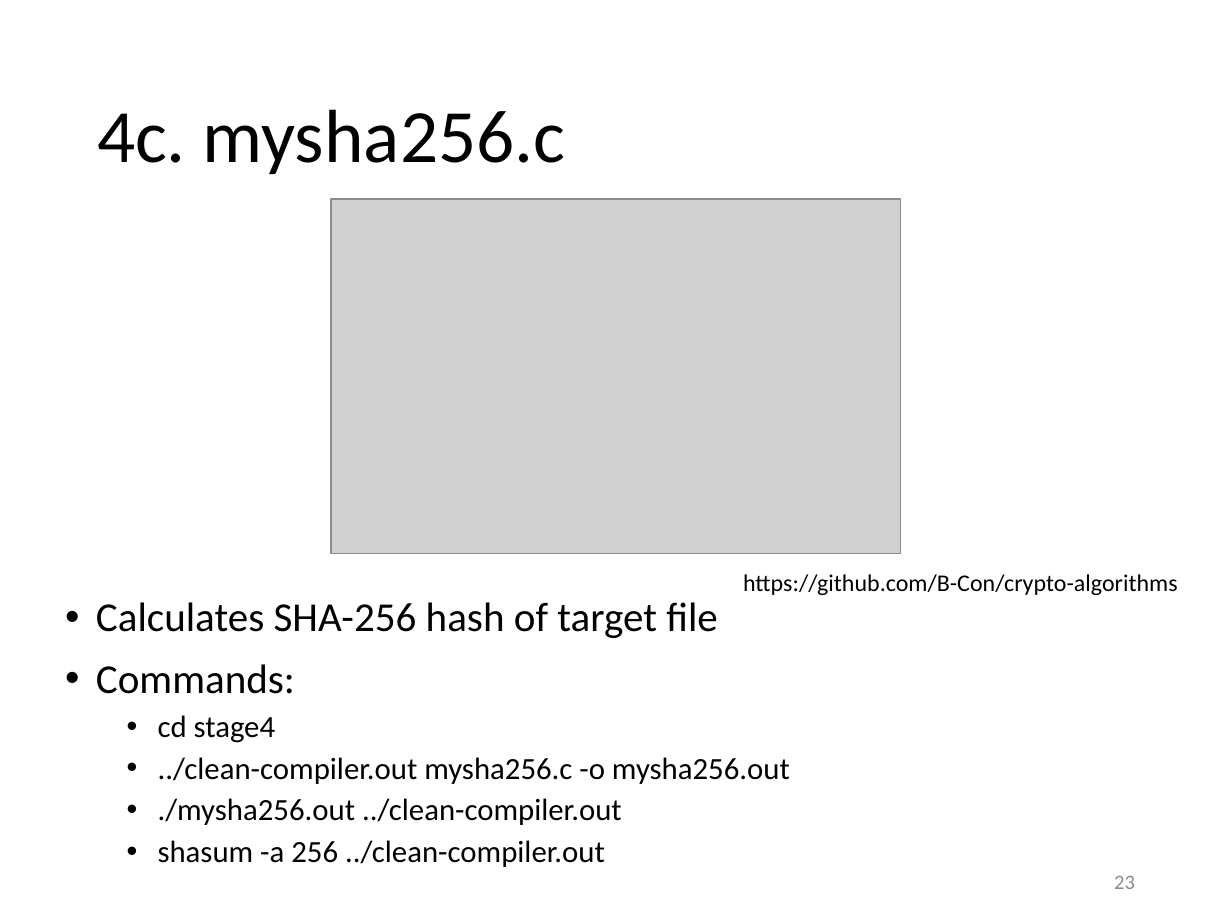
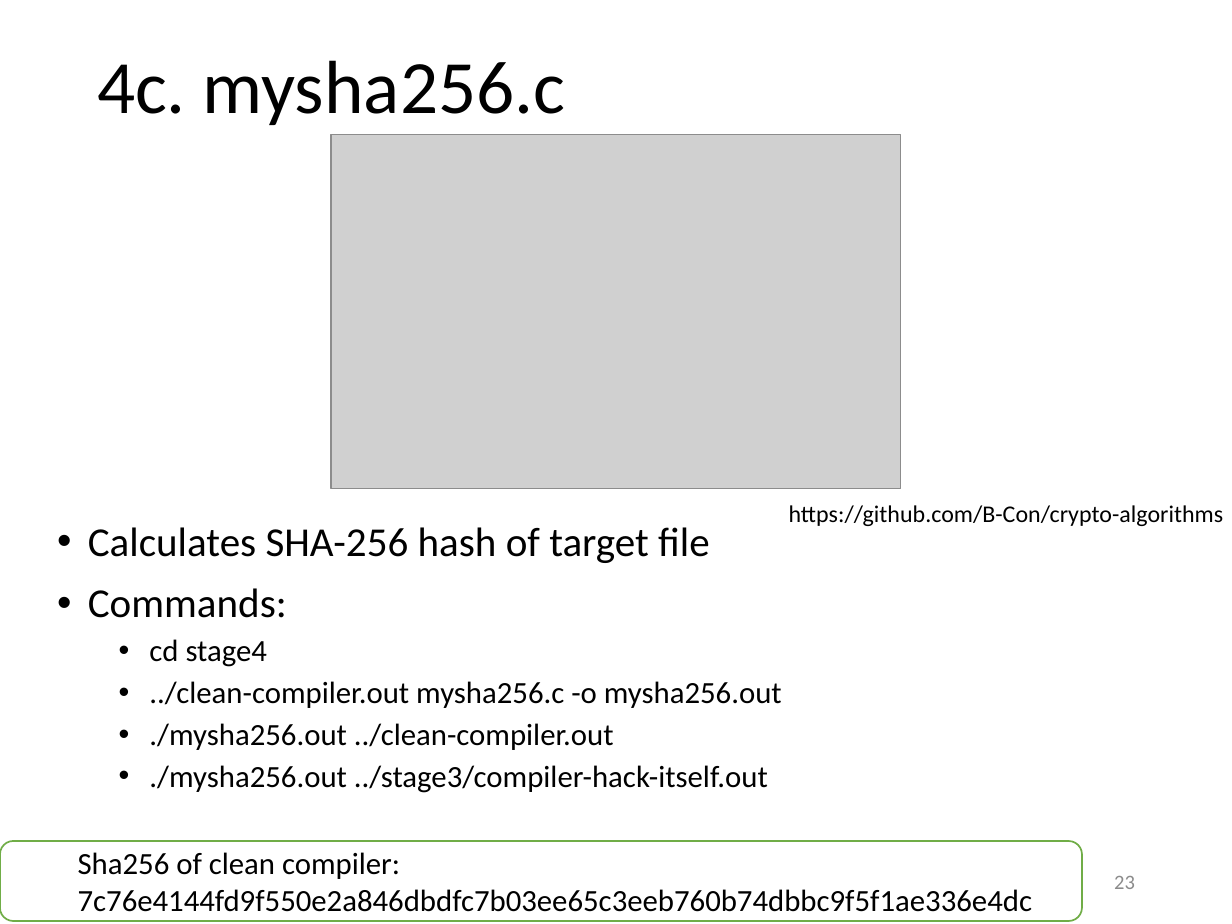
Before and after one commit to yeokm1/reflections-on-trusting-trust, a slide deck: slide 23 of reflections-on-reflecting-trust-slides.pptx. Drawn at 1232x924 pixels with LibreOffice and Linux fonts; fonts in the diff are those of the drawing; grey boxes stand for pictures. Boxes give left, top, right and bottom in pixels: in the first picture for what was removed or moved away, otherwise in the second. Text is boxed around its words. In the diff, an @@ line names an element or a change of style, - is before the commit and + after.

Commit message:
updated presentation

```diff
--- a/reflections-on-reflecting-trust-slides.pptx
+++ b/reflections-on-reflecting-trust-slides.pptx
@@ title "4c. mysha256.c" moved from (x1=97, y1=109, x2=565, y2=174) to (x1=97, y1=60, x2=565, y2=125) @@
@@ picture moved from (x1=331, y1=200, x2=901, y2=554) to (x1=331, y1=134, x2=901, y2=489) @@
@@ text "https://github.com/B-Con/crypto-algorithms" moved from (x1=743, y1=574, x2=1178, y2=595) to (x1=789, y1=505, x2=1224, y2=526) @@
@@ text "Calculates SHA-256 hash of target ..." moved from (x1=96, y1=602, x2=790, y2=867) to (x1=88, y1=527, x2=782, y2=793) @@
@@ text at (x1=149, y1=765, x2=768, y2=793): text changed @@
-  • shasum -a 256 ../clean-compiler.out
+  • ./mysha256.out ../stage3/compiler-hack-itself.out
@@ rounded rectangle added at (x1=0, y1=841, x2=1082, y2=922), fill #FFFFFF, outline #70AD47 1 pt, 18 pt, text #000000 @@
+  Sha256 of clean compiler:
+  7c76e4144fd9f550e2a846dbdfc7b03ee65c3eeb760b74dbbc9f5f1ae336e4dc
```
Also in this commit, not shown: 8 other slides changed, 1 other file.
